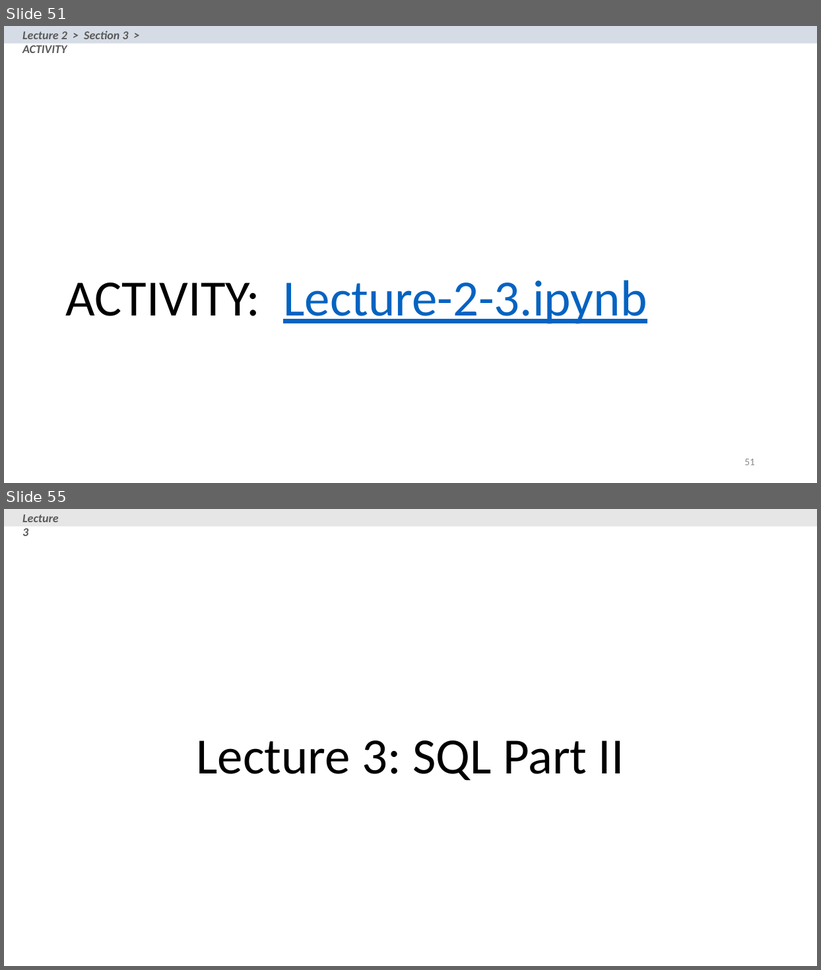
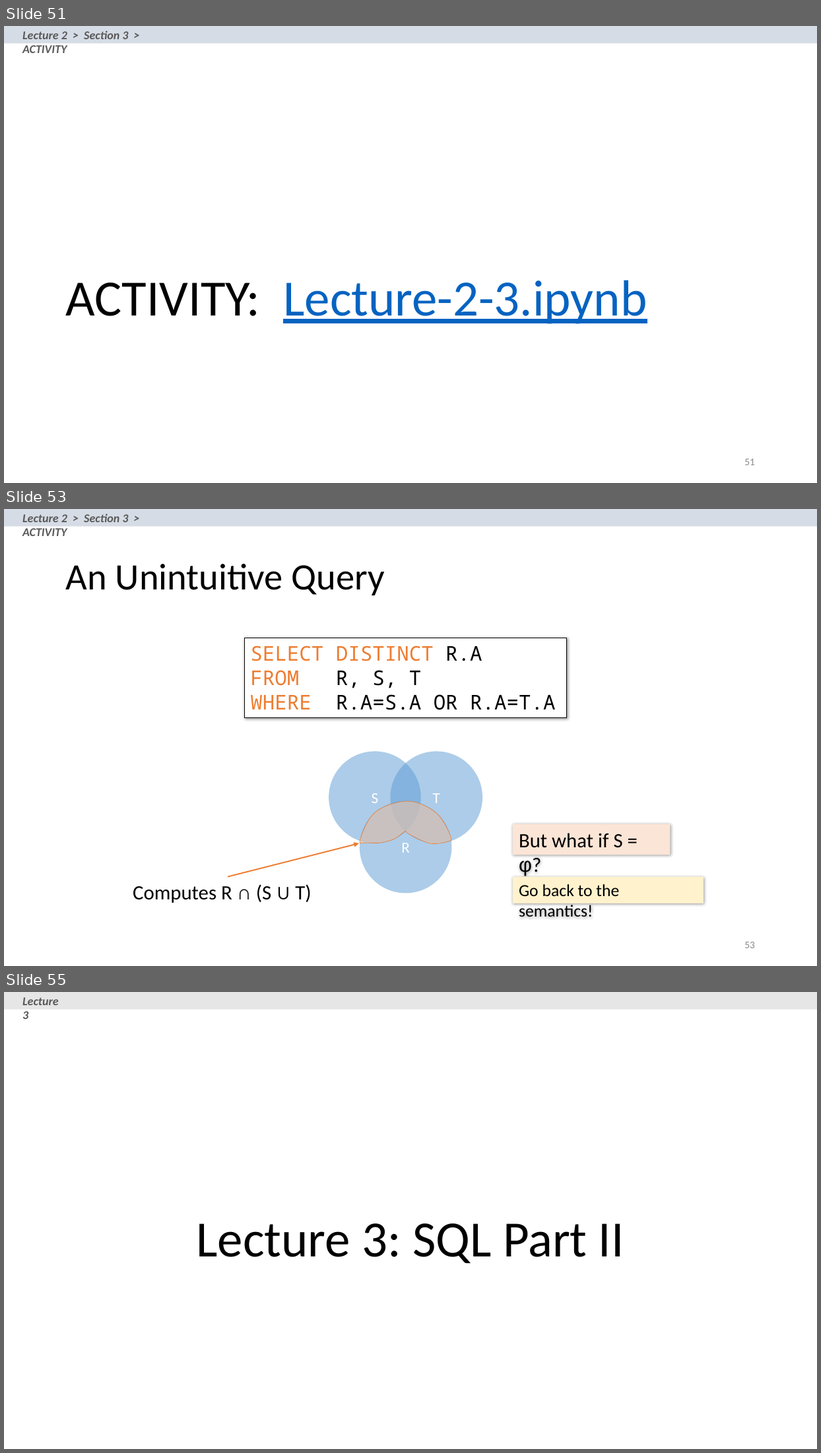
Before and after one commit to XIEQ/cs145-notebooks, a slide deck: lecture-2-3/Lecture_2_3_SQL.pptx. Shown one above the other, each under a label of ours: slides 51 and 55 before the commit, slides 51, 53 and 55 after it; the slides between them are not shown. The pictures are 821x970 and 821x1453 pixels, drawn with LibreOffice and Linux fonts; fonts in the diff are those of the drawing. Boxes give left, top, right and bottom in pixels: in the first picture for what was removed or moved away, otherwise in the second. Text is boxed around its words. In the diff, an @@ line names an element or a change of style, - is before the commit and + after.

```diff
--- a/lecture-2-3/Lecture_2_3_SQL.pptx
+++ b/lecture-2-3/Lecture_2_3_SQL.pptx
@@ slide 53 added at (4, 509, 817, 966), background #FFFFFF @@
@@ rectangle added at (4, 509, 817, 527), fill #D6DCE5 @@
@@ text added at (22, 514, 128, 536), 14 pt, text #595959, bold, italic @@
+Lecture 2 > Section 3 > ACTIVITY
@@ title added at (66, 564, 385, 595), 44 pt, text #000000 @@
+An Unintuitive Query
@@ rectangle added at (244, 638, 567, 718), fill #FFFFFF, outline #000000 0.75 pt, 24 pt, text #000000 @@
+SELECT DISTINCT R.A
+FROM R, S, T
+WHERE R.A=S.A OR R.A=T.A
@@ ellipse added at (329, 752, 421, 844), fill #5B9BD5 at 50% opacity, 18 pt, text #FFFFFF @@
+S
@@ ellipse added at (391, 752, 483, 844), fill #5B9BD5 at 50% opacity, 18 pt, text #FFFFFF @@
+T
@@ ellipse added at (360, 801, 451, 893), fill #5B9BD5 at 50% opacity, 18 pt, text #FFFFFF @@
+R
@@ freeform shape added at (360, 802, 451, 844), fill #F8CBAD at 60% opacity, outline #ED7D31 0.5 pt @@
@@ rectangle added at (513, 824, 670, 855), fill #FBE5D6, 24 pt, text #000000 @@
+But what if S = φ?
@@ arrow added from (228, 877) to (359, 844), #ED7D31 1.5 pt @@
@@ text added at (133, 885, 311, 903), 24 pt, text #000000 @@
+Computes R ∩ (S ∪ T)
@@ rectangle added at (513, 877, 704, 904), fill #FFF2CC, 20 pt, text #000000 @@
+Go back to the semantics!
@@ page number added at (745, 942, 755, 949), 12 pt, text #8C8C8C @@
+53
```
Also in this commit, not shown: 5 slides changed, 9 other slides added, 9 other files.
